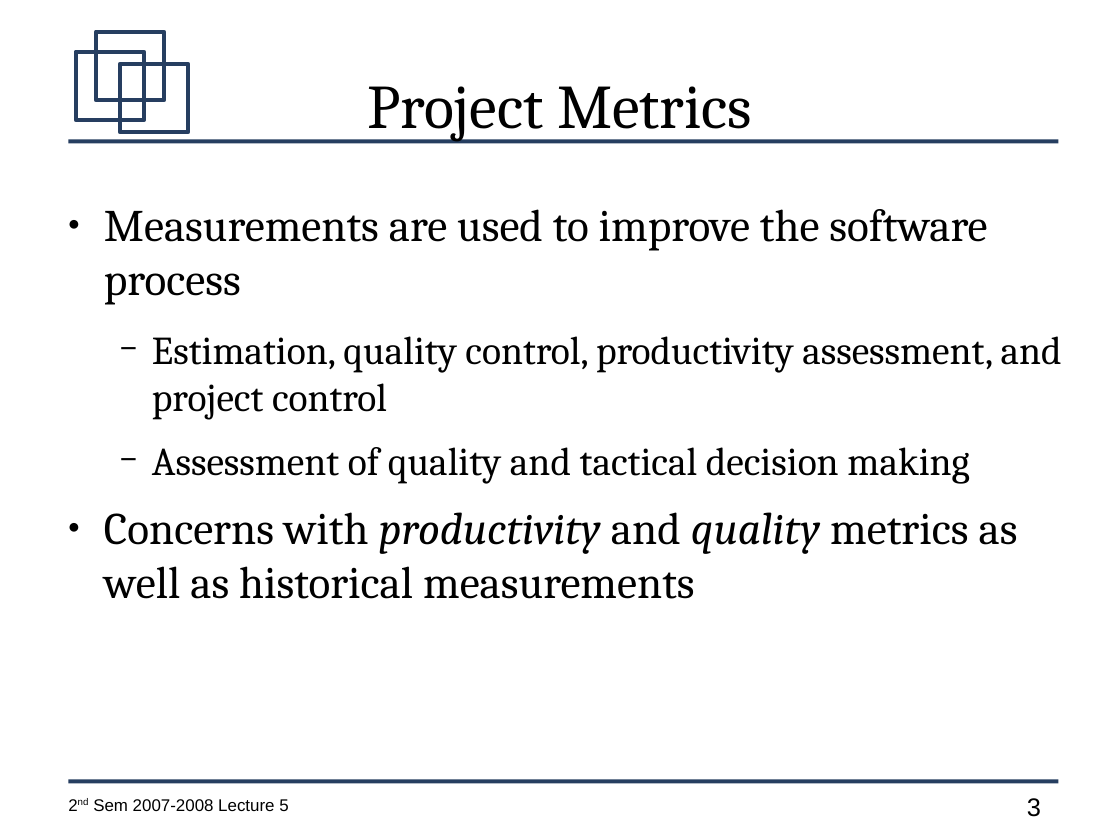
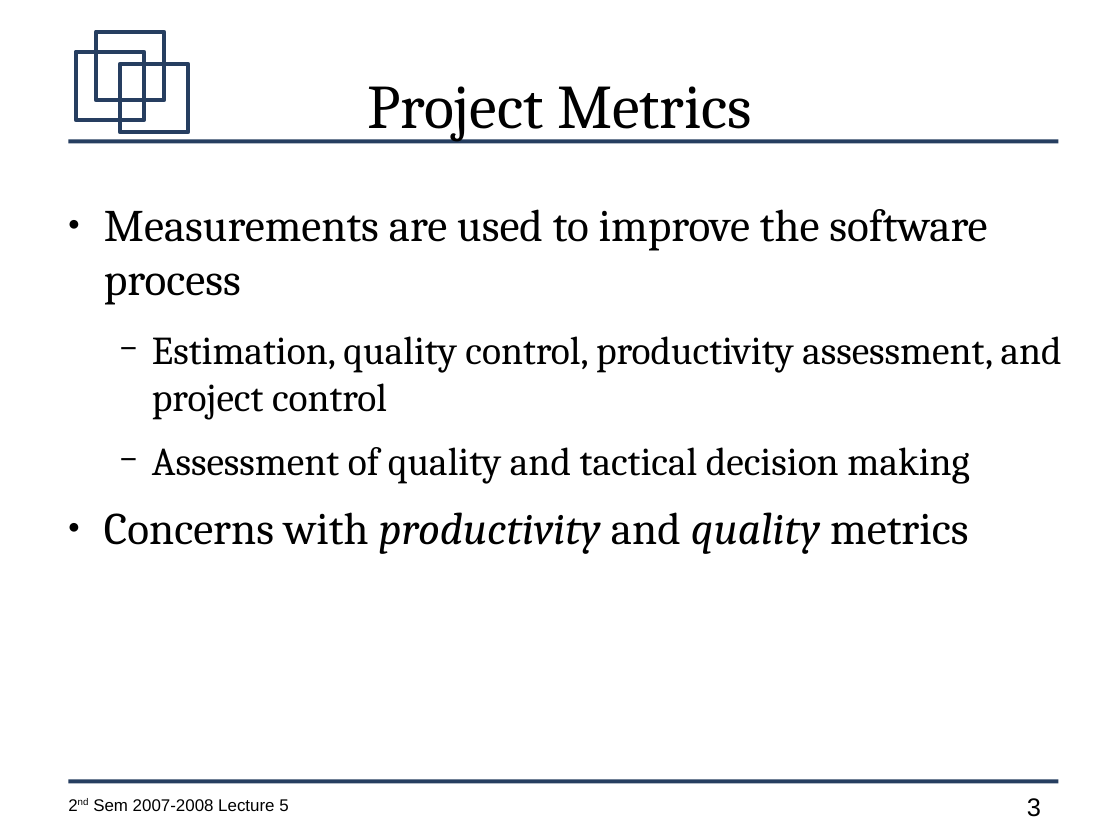
Before and after one commit to jachermocilla/jach-homepage, a slide deck: slide 3 of CMSC128-2nd-Sem-2007-L5.odp. Drawn at 1120x840 pixels with LibreOffice and Linux fonts; fonts in the diff are those of the drawing. Boxes give left, top, right and bottom in pixels: in the first picture for what was removed or moved away, otherwise in the second. Text is boxed around its words. In the diff, an @@ line names an element or a change of style, - is before the commit and + after.

```diff
--- a/CMSC128-2nd-Sem-2007-L5.odp
+++ b/CMSC128-2nd-Sem-2007-L5.odp
@@ text at <box>104,512,968,554</box>: text changed @@
-● Concerns with productivity and quality metrics as well as historical measurements
+● Concerns with productivity and quality metrics
```
Also in this commit, not shown: 3 other slides changed, 12 slides added.
